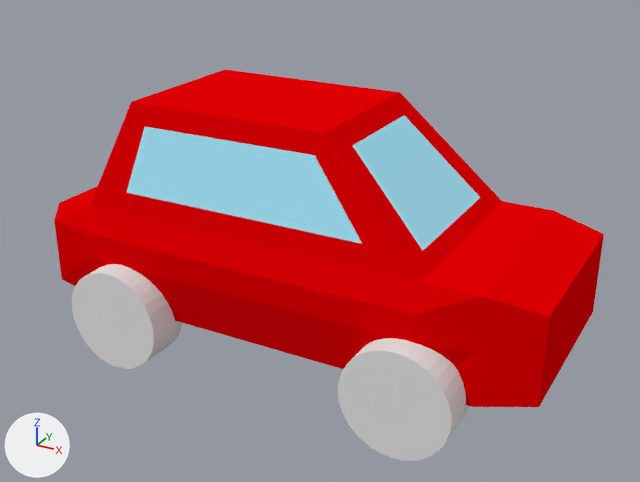
A saved change to the Blender file Blender/auto.blend.
Before and after are seen from a camera (50 mm lens) standing at (4.32, -6.86, 4.09) and looking at (0.61, -0.11, 0.71). The lights are fixed; the arrows at lower left show +X, +Y and +Z.
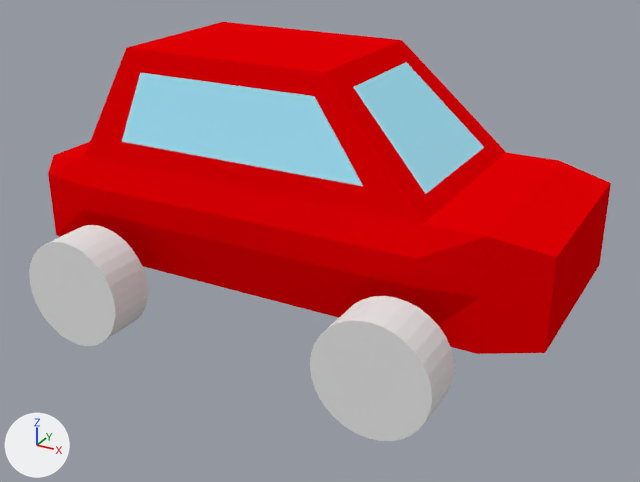
Commit message: auto update

The change, as a list of edits to the scene's bpy script:
```text
Change me_cube_001:
    where me_cube_001.from_pydata(...)  # 278 vertices, 195 faces; spans x -1.9..3.0, y 0.0..1.32, z -1.49..1.0
    used by ob_cube; location = (0.0, 0.0, 1.0)
    me_cube_001 part 1: the loose piece of 64 vertices spanning x -1.48..-0.48, y 0.88..1.32, z -1.49..-0.49 is moved by (0.0, 0.46, 0.0)
    me_cube_001 part 2: the loose piece of 64 vertices spanning x 1.44..2.44, y 0.88..1.32, z -1.49..-0.49 is moved by (0.0, 0.46, 0.0)
Change ob_cube:
    ob_cube.location: (0.0, 0.0, 1.0) -> (0.0, 0.0, 1.492)
```

What differs and where, as boxes [x1, y1, x2, y2] in the pictures (640 x 482 px; the box of a moved part takes in the faces that stretch with it):
'Cube', reshaped, moved (7% taller): before [54, 70, 604, 461]; after [29, 22, 611, 441]
part 1 of me_cube_001, moved or reshaped: before [72, 264, 182, 369]; after [29, 225, 148, 346]
part 2 of me_cube_001, moved or reshaped: before [338, 338, 469, 461]; after [310, 296, 454, 441]
